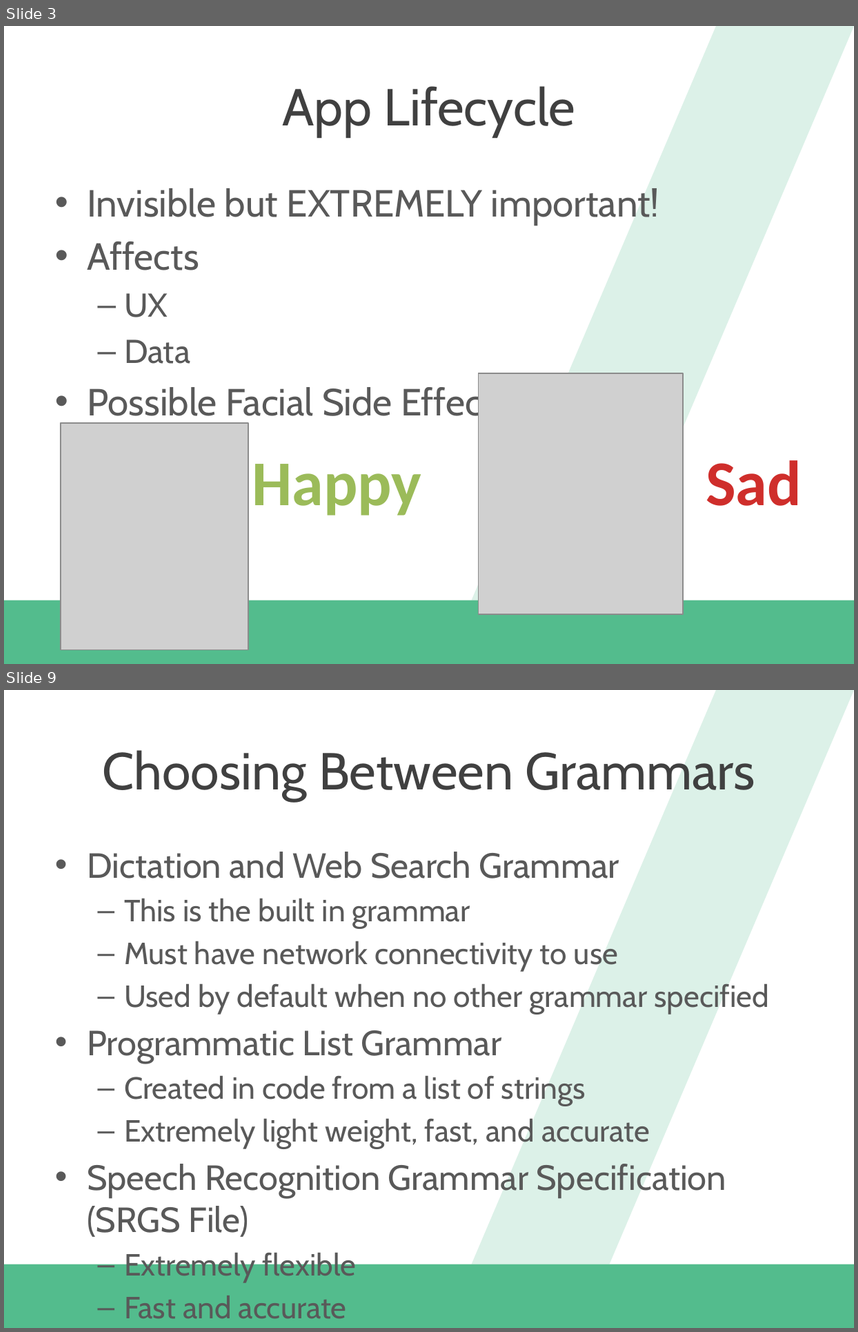
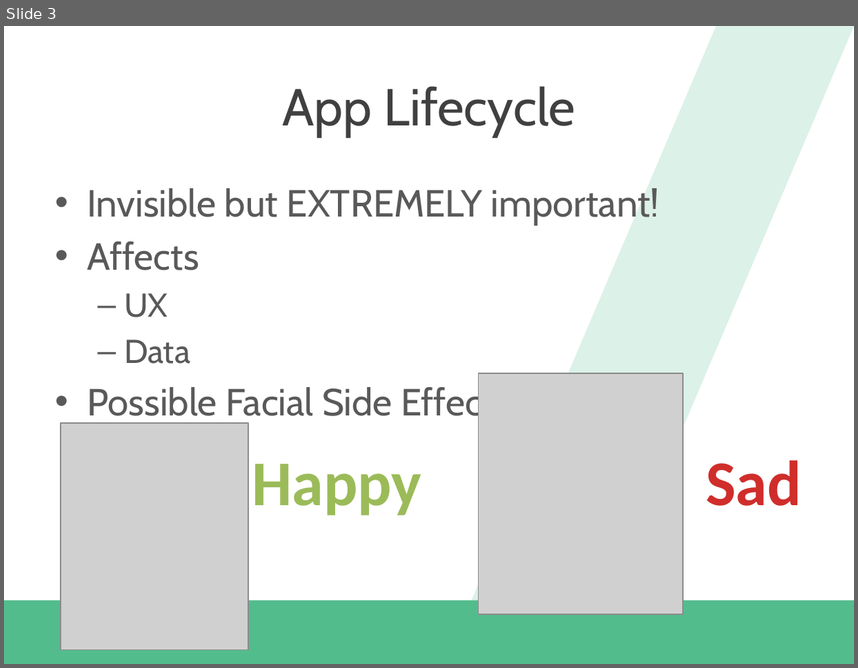
Before and after one commit to dannydwarren/CrawlWalkTalk, a slide deck: App And Page Lifecycle/Creating Great Windows Universal User Experiences.pptx. Shown one above the other, each under a label of ours: slides 3 and 9 before the commit, slide 3 after it; the slides between them are not shown. The pictures are 858x1332 and 858x668 pixels, drawn with LibreOffice and Linux fonts; fonts in the diff are those of the drawing; grey boxes stand for pictures; background and template pictures are left out. Boxes give left, top, right and bottom in pixels: in the first picture for what was removed or moved away, otherwise in the second. Text is boxed around its words. In the diff, an @@ line names an element or a change of style, - is before the commit and + after.

```diff
--- a/App And Page Lifecycle/Creating Great Windows Universal User Experiences.pptx
+++ b/App And Page Lifecycle/Creating Great Windows Universal User Experiences.pptx
@@ slide 9 removed at (4,690,854,1328), background #FFFFFF; not listed: 2 template elements that a slide beside it also shows @@
@@ title removed at (102,750,755,800) @@
-Choosing Between Grammars
@@ text removed at (87,851,769,1276) @@
-• Dictation and Web Search Grammar
-  – This is the built in grammar
-  – Must have network connectivity to use
-  – Used by default when no other grammar specified
-• Programmatic List Grammar
-  – Created in code from a list of strings
-  – Extremely light weight, fast, and accurate
-• Speech Recognition Grammar Specification (SRGS File)
-  – Extremely flexible
-  – Fast and accurate
```
Also in this commit, not shown: 2 slides changed, 4 other slides removed.
